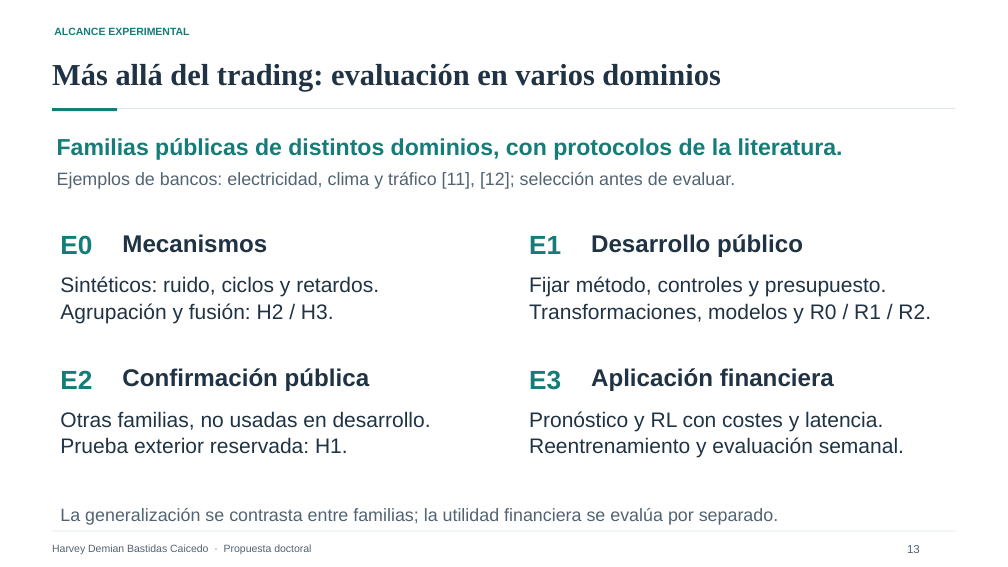
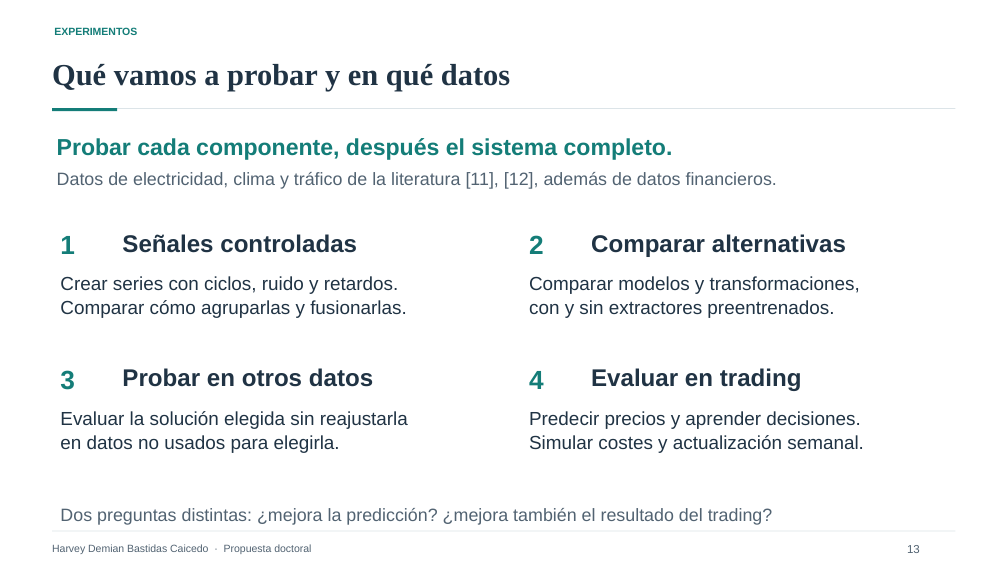
Before and after one commit to harveybc/predictor, a slide deck: slide 13 of docs/presentacion_entrevista_postulacion_doctoral_revisada.pptx. Drawn at 1008x567 pixels with LibreOffice and Linux fonts; fonts in the diff are those of the drawing. Boxes give left, top, right and bottom in pixels: in the first picture for what was removed or moved away, otherwise in the second. Text is boxed around its words. In the diff, an @@ line names an element or a change of style, - is before the commit and + after.

Commit message:
Clarify experiment and evaluation slides without internal terminology

```diff
--- a/docs/presentacion_entrevista_postulacion_doctoral_revisada.pptx
+++ b/docs/presentacion_entrevista_postulacion_doctoral_revisada.pptx
@@ text at [54, 27, 137, 35]: text changed @@
-ALCANCE EXPERIMENTAL
+EXPERIMENTOS
@@ text at [52, 64, 510, 91]: text changed @@
-Más allá del trading: evaluación en varios dominios
+Qué vamos a probar y en qué datos
@@ text at [57, 138, 673, 160]: text changed @@
-Familias públicas de distintos dominios, con protocolos de la literatura.
+Probar cada componente, después el sistema completo.
@@ text at [57, 172, 777, 189]: text changed @@
-Ejemplos de bancos: electricidad, clima y tráfico [11], [12]; selección antes de evaluar.
+Datos de electricidad, clima y tráfico de la literatura [11], [12], además de datos financieros.
@@ text at [60, 236, 75, 254]: text changed @@
-E0
+1
@@ text at [122, 234, 357, 253]: text changed @@
-Mecanismos
+Señales controladas
@@ text at [529, 235, 544, 254]: text changed @@
-E1
+2
@@ text at [591, 234, 846, 257]: text changed @@
-Desarrollo público
+Comparar alternativas
@@ text at [60, 276, 407, 318]: text changed; size 20 to 18 pt @@
-Sintéticos: ruido, ciclos y retardos.
-Agrupación y fusión: H2 / H3.
+Crear series con ciclos, ruido y retardos.
+Comparar cómo agruparlas y fusionarlas.
@@ text at [529, 276, 860, 318]: text changed; size 20 to 18 pt @@
-Fijar método, controles y presupuesto.
-Transformaciones, modelos y R0 / R1 / R2.
+Comparar modelos y transformaciones,
+con y sin extractores preentrenados.
@@ text at [60, 370, 75, 390]: text changed @@
-E2
+3
@@ text at [122, 368, 373, 387]: text changed @@
-Confirmación pública
+Probar en otros datos
@@ text at [529, 371, 544, 389]: text changed @@
-E3
+4
@@ text at [591, 368, 802, 391]: text changed @@
-Aplicación financiera
+Evaluar en trading
@@ text at [60, 411, 408, 453]: text changed; size 20 to 18 pt @@
-Otras familias, no usadas en desarrollo.
-Prueba exterior reservada: H1.
+Evaluar la solución elegida sin reajustarla
+en datos no usados para elegirla.
@@ text at [529, 411, 864, 453]: text changed; size 20 to 18 pt @@
-Pronóstico y RL con costes y latencia.
-Reentrenamiento y evaluación semanal.
+Predecir precios y aprender decisiones.
+Simular costes y actualización semanal.
@@ text at [60, 508, 773, 525]: text changed @@
-La generalización se contrasta entre familias; la utilidad financiera se evalúa por separado.
+Dos preguntas distintas: ¿mejora la predicción? ¿mejora también el resultado del trading?
```
Also in this commit, not shown: 1 other slide changed, 3 other files.
